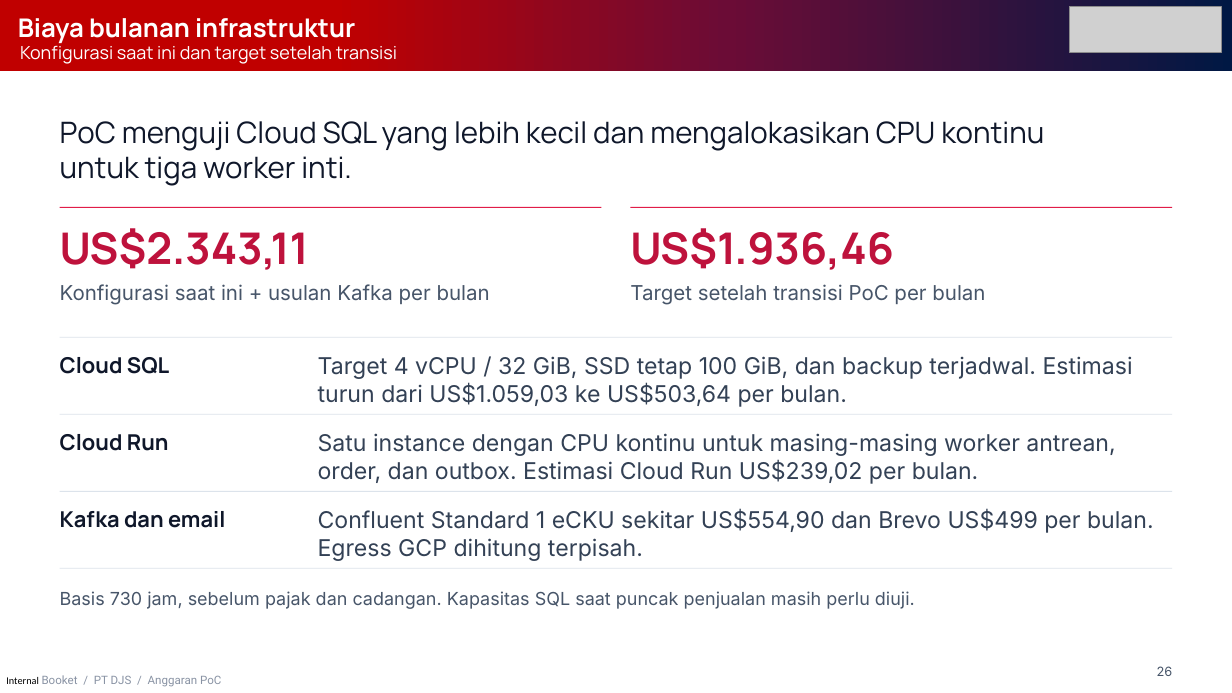
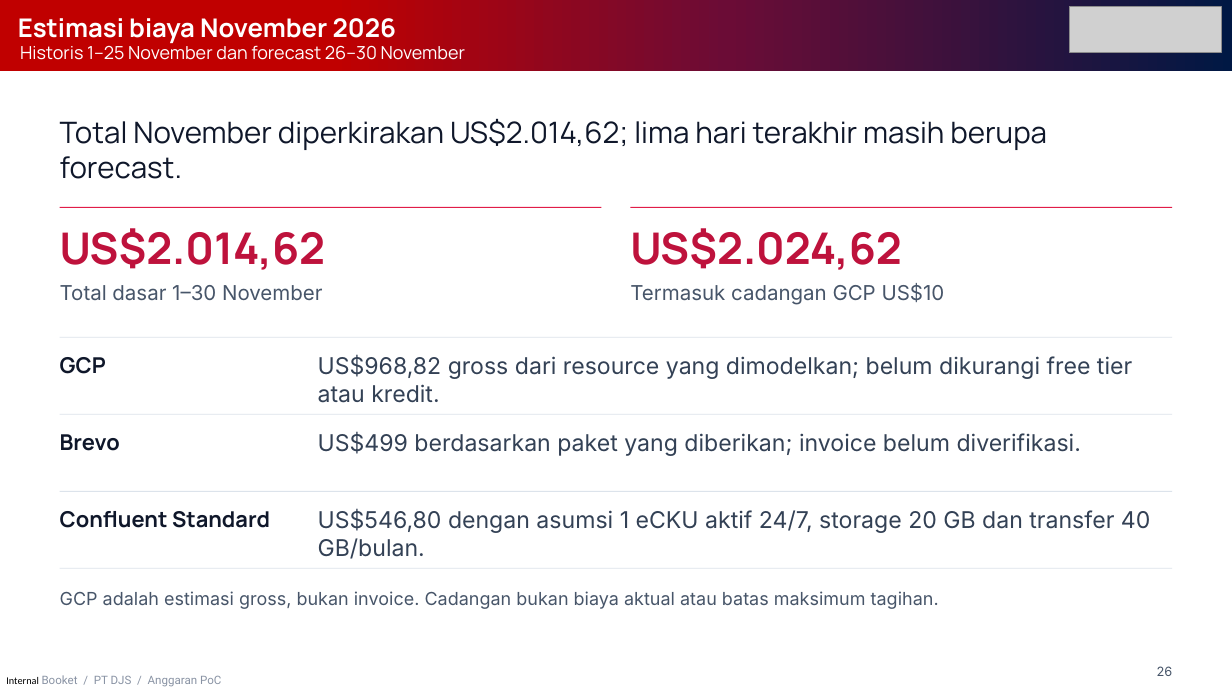
Before and after one commit to riansopian/presentation_pt_djs, a slide deck: slide 26 of Booket-PT-DJS-Pengalaman-Pembeli.pptx. Drawn at 1232x693 pixels with LibreOffice and Linux fonts; fonts in the diff are those of the drawing; grey boxes stand for pictures. Boxes give left, top, right and bottom in pixels: in the first picture for what was removed or moved away, otherwise in the second. Text is boxed around its words. In the diff, an @@ line names an element or a change of style, - is before the commit and + after.

Commit message:
Update budget forecast in presentation

```diff
--- a/Booket-PT-DJS-Pengalaman-Pembeli.pptx
+++ b/Booket-PT-DJS-Pengalaman-Pembeli.pptx
@@ text at <box>18,18,396,43</box>: text changed @@
-Biaya bulanan infrastruktur
+Estimasi biaya November 2026
@@ text at <box>20,42,466,60</box>: text changed @@
-Konfigurasi saat ini dan target setelah transisi
+Historis 1–25 November dan forecast 26–30 November
@@ text at <box>60,118,1047,179</box>: text changed @@
-PoC menguji Cloud SQL yang lebih kecil dan mengalokasikan CPU kontinu untuk tiga worker inti.
+Total November diperkirakan US$2.014,62; lima hari terakhir masih berupa forecast.
@@ text at <box>60,228,325,270</box>: text changed @@
-US$2.343,11
+US$2.014,62
@@ text at <box>630,228,901,270</box>: text changed @@
-US$1.936,46
+US$2.024,62
@@ text at <box>60,285,322,301</box>: text changed @@
-Konfigurasi saat ini + usulan Kafka per bulan
+Total dasar 1–30 November
@@ text at <box>630,283,945,305</box>: text changed @@
-Target setelah transisi PoC per bulan
+Termasuk cadangan GCP US$10
@@ text at <box>60,357,106,374</box>: text changed @@
-Cloud SQL
+GCP
@@ text at <box>318,354,1132,403</box>: text changed @@
-Target 4 vCPU / 32 GiB, SSD tetap 100 GiB, dan backup terjadwal. Estimasi turun dari US$1.059,03 ke US$503,64 per bulan.
+US$968,82 gross dari resource yang dimodelkan; belum dikurangi free tier atau kredit.
@@ text at <box>60,434,120,451</box>: text changed @@
-Cloud Run
+Brevo
@@ text at <box>318,431,1081,456</box>: text changed @@
-Satu instance dengan CPU kontinu untuk masing-masing worker antrean, order, dan outbox. Estimasi Cloud Run US$239,02 per bulan.
+US$499 berdasarkan paket yang diberikan; invoice belum diverifikasi.
@@ text at <box>318,508,1150,559</box>: text changed @@
-Confluent Standard 1 eCKU sekitar US$554,90 dan Brevo US$499 per bulan. Egress GCP dihitung terpisah.
+US$546,80 dengan asumsi 1 eCKU aktif 24/7, storage 20 GB dan transfer 40 GB/bulan.
@@ text at <box>60,511,270,528</box>: text changed @@
-Kafka dan email
+Confluent Standard
@@ text at <box>60,591,939,609</box>: text changed @@
-Basis 730 jam, sebelum pajak dan cadangan. Kapasitas SQL saat puncak penjualan masih perlu diuji.
+GCP adalah estimasi gross, bukan invoice. Cadangan bukan biaya aktual atau batas maksimum tagihan.
```
Also in this commit, not shown: 4 other slides changed, 7 other files.
